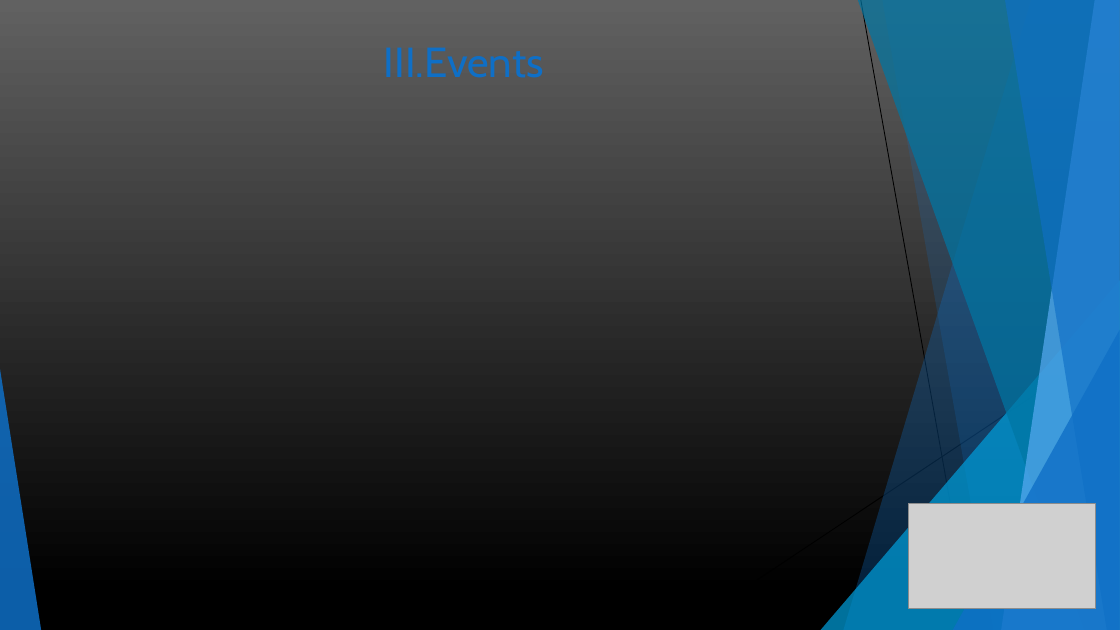
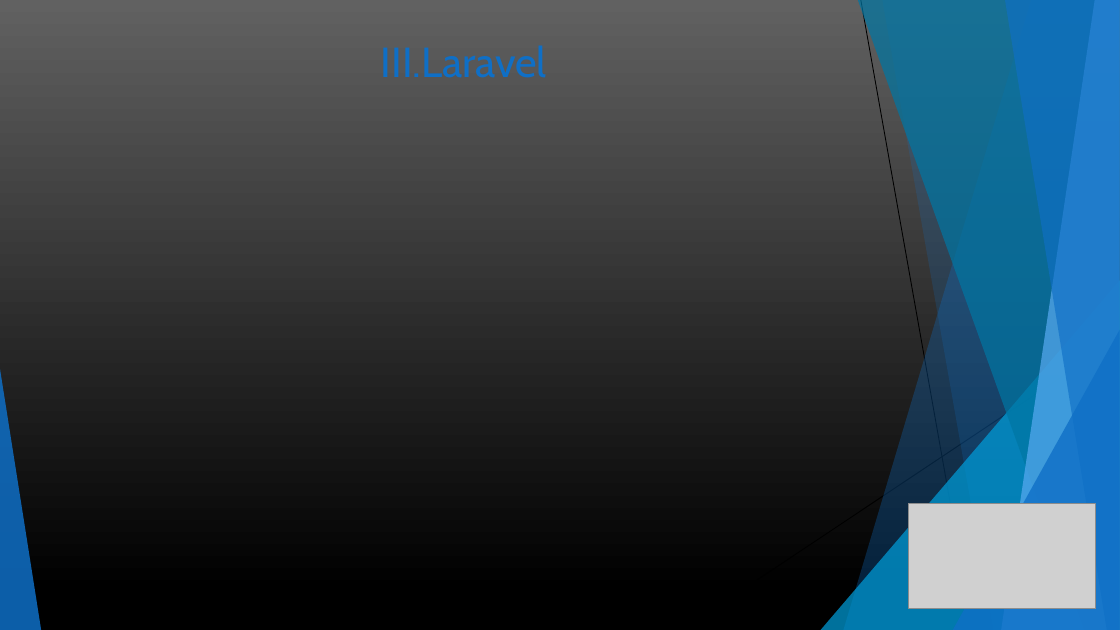
Before and after one commit to guillaumew74/WebProject, a slide deck: slide 5 of ressources/diapo projet.pptx. Drawn at 1120x630 pixels with LibreOffice and Linux fonts; fonts in the diff are those of the drawing; grey boxes stand for pictures. Boxes give left, top, right and bottom in pixels: in the first picture for what was removed or moved away, otherwise in the second. Text is boxed around its words. In the diff, an @@ line names an element or a change of style, - is before the commit and + after.

```diff
--- a/ressources/diapo projet.pptx
+++ b/ressources/diapo projet.pptx
@@ title at (381, 45, 547, 78): text changed @@
-III.Events
+III.Laravel
```
Also in this commit, not shown: 5 other slides changed, 6 slides added, 2 slides removed.
